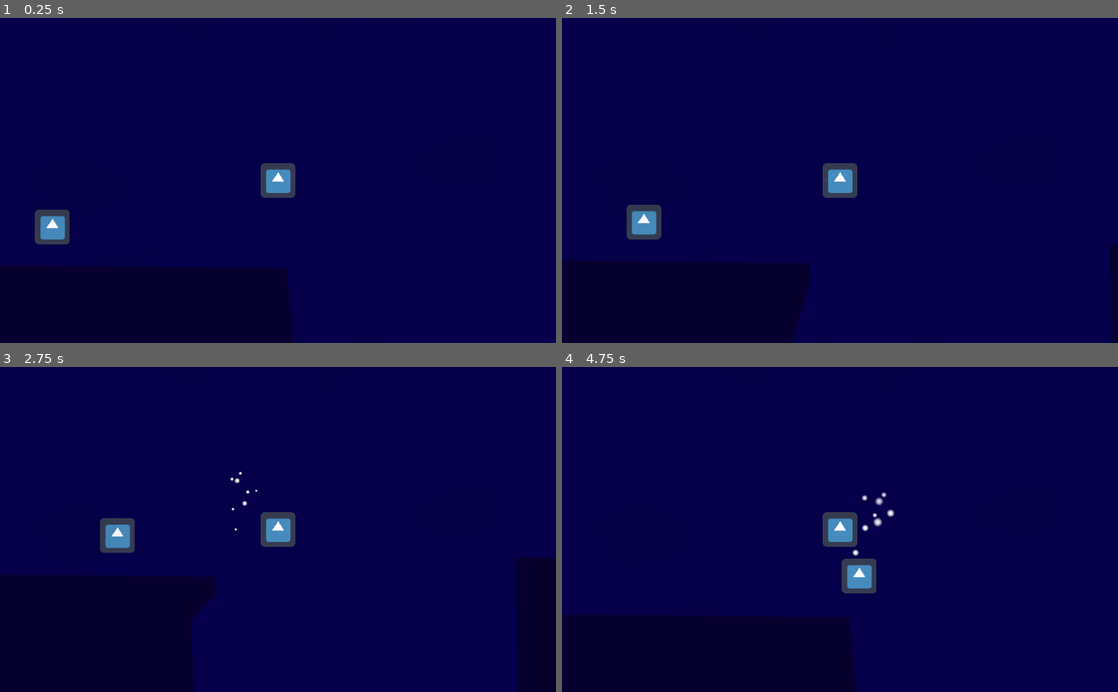
Above: before the commit, frames 1-4 (two rows, left to right).
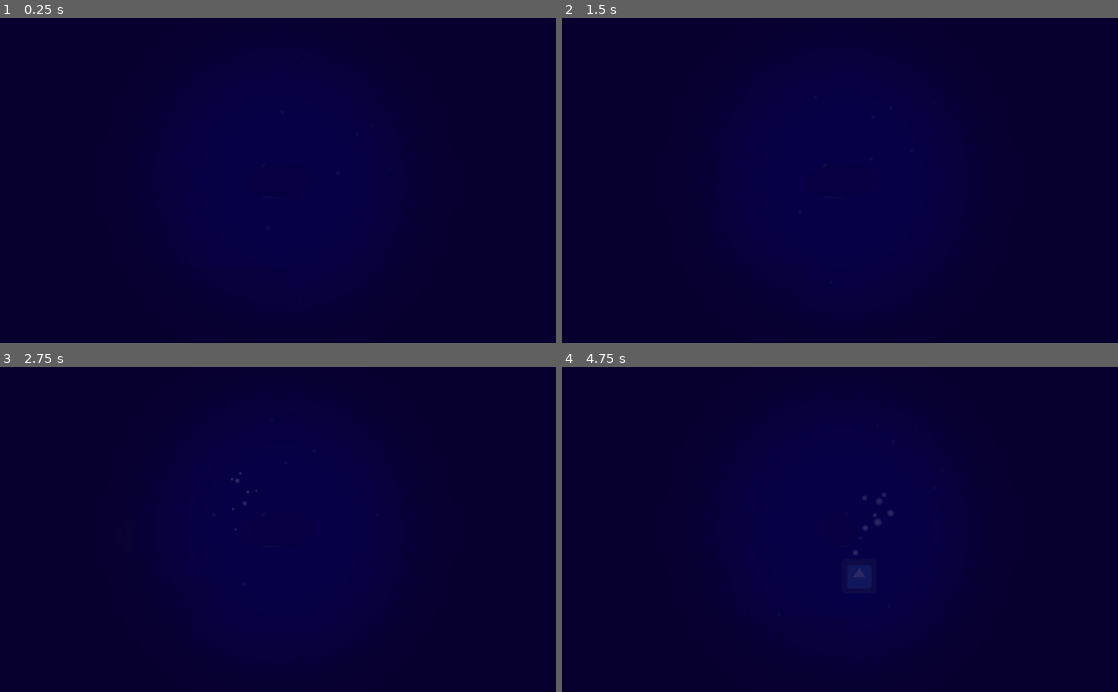
Above: after the commit, the same moments.

Repository: JakobSchauser/boyancy_game
Game: Godot game, scene res://world.tscn
The game is run twice, just before and just after one commit, with the same random seed, the same clock (stepped at 60 frames per second) and the same inputs. The engine's default icon, where the game draws it, is replaced by a stand-in: a white triangle on a blue panel in a dark square.
Inputs:
- Up to frame 1 (0.25 s): no input
- Up to frame 2 (1.5 s): hold Right (ui_right) 0.53-1.28 s; hold Down (ui_down) from 1.28 s (still down)
- Up to frame 3 (2.75 s): release Down (ui_down) at 2.03 s; hold Right (ui_right) from 2.03 s (still down)
- Up to frame 4 (4.75 s): release Right (ui_right) at 3.53 s; hold Left (ui_left) from 3.53 s (still down)

The runs differ from the first frame. In frame 1, 38% of the frame differs, in the area x 0-100%, y 0-100%; in frame 2, 38%; in frame 3, 33%; in frame 4, 39%.

Commit message:
started lvlmaking

Diff:
--- /dev/null
+++ b/font.tres
@@ -0,0 +1,7 @@
+[gd_resource type="DynamicFont" load_steps=2 format=2]
+
+[ext_resource path="res://elegant-typewriter/ELEGANT TYPEWRITER Regular.ttf" type="DynamicFontData" id=1]
+
+[resource]
+size = 128
+font_data = ExtResource( 1 )
--- /dev/null
+++ b/map.tscn
@@ -0,0 +1,467 @@
+[gd_scene load_steps=9 format=2]
+
+[ext_resource path="res://player.tscn" type="PackedScene" id=1]
+[ext_resource path="res://breather.tscn" type="PackedScene" id=2]
+[ext_resource path="res://font.tres" type="DynamicFont" id=3]
+[ext_resource path="res://sillouette.gdshader" type="Shader" id=4]
+[ext_resource path="res://crab.png" type="Texture" id=5]
+
+[sub_resource type="RectangleShape2D" id=1]
+extents = Vector2( 256, 32 )
+
+[sub_resource type="RectangleShape2D" id=2]
+extents = Vector2( 32, 224 )
+
+[sub_resource type="ShaderMaterial" id=3]
+shader = ExtResource( 4 )
+shader_param/BG_Color = Color( 0.0313726, 0, 0.188235, 1 )
+
+[node name="map" type="Node2D"]
+
+[node name="walls" type="StaticBody2D" parent="."]
+
+[node name="horizontal" type="CollisionShape2D" parent="walls"]
+position = Vector2( 256, 384 )
+shape = SubResource( 1 )
+
+[node name="CollisionShape2D2" type="CollisionShape2D" parent="walls"]
+position = Vector2( 768, 384 )
+shape = SubResource( 1 )
+
+[node name="CollisionShape2D34" type="CollisionShape2D" parent="walls"]
+position = Vector2( 5376, -1792 )
+shape = SubResource( 1 )
+
+[node name="CollisionShape2D43" type="CollisionShape2D" parent="walls"]
+position = Vector2( 5632, -2368 )
+shape = SubResource( 1 )
+
+[node name="CollisionShape2D35" type="CollisionShape2D" parent="walls"]
+position = Vector2( 6144, -1792 )
+shape = SubResource( 1 )
+
+[node name="CollisionShape2D42" type="CollisionShape2D" parent="walls"]
+position = Vector2( 6144, -2368 )
+shape = SubResource( 1 )
+
+[node name="CollisionShape2D36" type="CollisionShape2D" parent="walls"]
+position = Vector2( 5696, -1472 )
+shape = SubResource( 1 )
+
+[node name="CollisionShape2D46" type="CollisionShape2D" parent="walls"]
+position = Vector2( 5376, -1472 )
+shape = SubResource( 1 )
+
+[node name="CollisionShape2D44" type="CollisionShape2D" parent="walls"]
+position = Vector2( 5312, -1152 )
+shape = SubResource( 1 )
+
+[node name="CollisionShape2D37" type="CollisionShape2D" parent="walls"]
+position = Vector2( 6144, -1152 )
+shape = SubResource( 1 )
+
+[node name="CollisionShape2D38" type="CollisionShape2D" parent="walls"]
+position = Vector2( 5696, -832 )
+shape = SubResource( 1 )
+
+[node name="CollisionShape2D39" type="CollisionShape2D" parent="walls"]
+position = Vector2( 5376, -320 )
+shape = SubResource( 1 )
+
+[node name="CollisionShape2D40" type="CollisionShape2D" parent="walls"]
+position = Vector2( 5888, -320 )
+shape = SubResource( 1 )
+
+[node name="CollisionShape2D41" type="CollisionShape2D" parent="walls"]
+position = Vector2( 6400, -320 )
+shape = SubResource( 1 )
+
+[node name="CollisionShape2D3" type="CollisionShape2D" parent="walls"]
+position = Vector2( 768, 0 )
+shape = SubResource( 1 )
+
+[node name="horizontal2" type="CollisionShape2D" parent="walls"]
+position = Vector2( 3328, -1280 )
+shape = SubResource( 1 )
+
+[node name="CollisionShape2D20" type="CollisionShape2D" parent="walls"]
+position = Vector2( 3840, -1280 )
+shape = SubResource( 1 )
+
+[node name="CollisionShape2D33" type="CollisionShape2D" parent="walls"]
+position = Vector2( 4352, -1280 )
+shape = SubResource( 1 )
+
+[node name="CollisionShape2D45" type="CollisionShape2D" parent="walls"]
+position = Vector2( 4864, -1280 )
+shape = SubResource( 1 )
+
+[node name="CollisionShape2D25" type="CollisionShape2D" parent="walls"]
+position = Vector2( 3904, -1792 )
+shape = SubResource( 1 )
+
+[node name="CollisionShape2D52" type="CollisionShape2D" parent="walls"]
+position = Vector2( 4416, -1792 )
+shape = SubResource( 1 )
+
+[node name="CollisionShape2D53" type="CollisionShape2D" parent="walls"]
+position = Vector2( 4864, -1792 )
+shape = SubResource( 1 )
+
+[node name="CollisionShape2D30" type="CollisionShape2D" parent="walls"]
+position = Vector2( 3200, -1792 )
+shape = SubResource( 1 )
+
+[node name="CollisionShape2D47" type="CollisionShape2D" parent="walls"]
+position = Vector2( 3392, -1792 )
+shape = SubResource( 1 )
+
+[node name="CollisionShape2D49" type="CollisionShape2D" parent="walls"]
+position = Vector2( 3712, -1856 )
+rotation = 0.153682
+shape = SubResource( 1 )
+
+[node name="CollisionShape2D51" type="CollisionShape2D" parent="walls"]
+position = Vector2( 3200, -1920 )
+shape = SubResource( 1 )
+
+[node name="horizontal3" type="CollisionShape2D" parent="walls"]
+position = Vector2( 1792, -1280 )
+shape = SubResource( 1 )
+
+[node name="CollisionShape2D27" type="CollisionShape2D" parent="walls"]
+position = Vector2( 2304, -1280 )
+shape = SubResource( 1 )
+
+[node name="CollisionShape2D28" type="CollisionShape2D" parent="walls"]
+position = Vector2( 2304, -1536 )
+shape = SubResource( 1 )
+
+[node name="CollisionShape2D29" type="CollisionShape2D" parent="walls"]
+position = Vector2( 1792, -1536 )
+shape = SubResource( 1 )
+
+[node name="CollisionShape2D31" type="CollisionShape2D" parent="walls"]
+position = Vector2( 3328, -2304 )
+shape = SubResource( 1 )
+
+[node name="CollisionShape2D32" type="CollisionShape2D" parent="walls"]
+position = Vector2( 2816, -2304 )
+shape = SubResource( 1 )
+
+[node name="CollisionShape2D48" type="CollisionShape2D" parent="walls"]
+position = Vector2( 4352, -2304 )
+shape = SubResource( 1 )
+
+[node name="CollisionShape2D54" type="CollisionShape2D" parent="walls"]
+position = Vector2( 3840, -2304 )
+shape = SubResource( 1 )
+
+[node name="CollisionShape2D56" type="CollisionShape2D" parent="walls"]
+position = Vector2( 4736, -2304 )
+shape = SubResource( 1 )
+
+[node name="CollisionShape2D7" type="CollisionShape2D" parent="walls"]
+position = Vector2( 1280, 1216 )
+shape = SubResource( 1 )
+
+[node name="CollisionShape2D8" type="CollisionShape2D" parent="walls"]
+position = Vector2( 1536, 384 )
+shape = SubResource( 1 )
+
+[node name="CollisionShape2D11" type="CollisionShape2D" parent="walls"]
+position = Vector2( 1536, 768 )
+shape = SubResource( 1 )
+
+[node name="CollisionShape2D9" type="CollisionShape2D" parent="walls"]
+position = Vector2( 1792, 1216 )
+shape = SubResource( 1 )
+
+[node name="CollisionShape2D10" type="CollisionShape2D" parent="walls"]
+position = Vector2( 2304, 384 )
+shape = SubResource( 1 )
+
+[node name="CollisionShape2D6" type="CollisionShape2D" parent="walls"]
+position = Vector2( 1280, 0 )
+shape = SubResource( 1 )
+
+[node name="CollisionShape2D5" type="CollisionShape2D" parent="walls"]
+position = Vector2( 1792, 0 )
+shape = SubResource( 1 )
+
+[node name="CollisionShape2D19" type="CollisionShape2D" parent="walls"]
+position = Vector2( 2304, 0 )
+shape = SubResource( 1 )
+
+[node name="CollisionShape2D21" type="CollisionShape2D" parent="walls"]
+position = Vector2( 3328, 0 )
+shape = SubResource( 1 )
+
+[node name="CollisionShape2D22" type="CollisionShape2D" parent="walls"]
+position = Vector2( 3840, 0 )
+shape = SubResource( 1 )
+
+[node name="CollisionShape2D23" type="CollisionShape2D" parent="walls"]
+position = Vector2( 4352, 0 )
+shape = SubResource( 1 )
+
+[node name="CollisionShape2D24" type="CollisionShape2D" parent="walls"]
+position = Vector2( 4864, 0 )
+shape = SubResource( 1 )
+
+[node name="vertical" type="CollisionShape2D" parent="walls"]
+position = Vector2( 0, 192 )
+shape = SubResource( 2 )
+
+[node name="vertical2" type="CollisionShape2D" parent="walls"]
+position = Vector2( 1024, 576 )
+shape = SubResource( 2 )
+
+[node name="vertical4" type="CollisionShape2D" parent="walls"]
+position = Vector2( 1024, 1024 )
+shape = SubResource( 2 )
+
+[node name="vertical6" type="CollisionShape2D" parent="walls"]
+position = Vector2( 2048, 576 )
+shape = SubResource( 2 )
+
+[node name="vertical7" type="CollisionShape2D" parent="walls"]
+position = Vector2( 2048, 1024 )
+shape = SubResource( 2 )
+
+[node name="vertical3" type="CollisionShape2D" parent="walls"]
+position = Vector2( 1280, 576 )
+shape = SubResource( 2 )
+
+[node name="vertical5" type="CollisionShape2D" parent="walls"]
+position = Vector2( 1792, 576 )
+shape = SubResource( 2 )
+
+[node name="CollisionShape2D12" type="CollisionShape2D" parent="walls"]
+position = Vector2( 2816, 1216 )
+shape = SubResource( 1 )
+
+[node name="CollisionShape2D13" type="CollisionShape2D" parent="walls"]
+position = Vector2( 3072, 384 )
+shape = SubResource( 1 )
+
+[node name="CollisionShape2D14" type="CollisionShape2D" parent="walls"]
+position = Vector2( 3072, 768 )
+shape = SubResource( 1 )
+
+[node name="CollisionShape2D15" type="CollisionShape2D" parent="walls"]
+position = Vector2( 3328, 1216 )
+shape = SubResource( 1 )
+
+[node name="CollisionShape2D16" type="CollisionShape2D" parent="walls"]
+position = Vector2( 3840, 384 )
+shape = SubResource( 1 )
+
+[node name="vertical8" type="CollisionShape2D" parent="walls"]
+position = Vector2( 2560, 576 )
+shape = SubResource( 2 )
+
+[node name="vertical9" type="CollisionShape2D" parent="walls"]
+position = Vector2( 2560, 1024 )
+shape = SubResource( 2 )
+
+[node name="vertical16" type="CollisionShape2D" parent="walls"]
+position = Vector2( 2560, -1088 )
+shape = SubResource( 2 )
+
+[node name="vertical17" type="CollisionShape2D" parent="walls"]
+position = Vector2( 2560, -192 )
+shape = SubResource( 2 )
+
+[node name="vertical18" type="CollisionShape2D" parent="walls"]
+position = Vector2( 3072, -1088 )
+shape = SubResource( 2 )
+
+[node name="vertical19" type="CollisionShape2D" parent="walls"]
+position = Vector2( 3072, -192 )
+shape = SubResource( 2 )
+
+[node name="vertical34" type="CollisionShape2D" parent="walls"]
+position = Vector2( 2560, -640 )
+shape = SubResource( 2 )
+
+[node name="vertical35" type="CollisionShape2D" parent="walls"]
+position = Vector2( 3072, -640 )
+shape = SubResource( 2 )
+
+[node name="vertical22" type="CollisionShape2D" parent="walls"]
+position = Vector2( 0, -640 )
+shape = SubResource( 2 )
+
+[node name="vertical23" type="CollisionShape2D" parent="walls"]
+position = Vector2( 0, -192 )
+shape = SubResource( 2 )
+
+[node name="vertical24" type="CollisionShape2D" parent="walls"]
+position = Vector2( 512, -640 )
+shape = SubResource( 2 )
+
+[node name="vertical25" type="CollisionShape2D" parent="walls"]
+position = Vector2( 512, -192 )
+shape = SubResource( 2 )
+
+[node name="vertical26" type="CollisionShape2D" parent="walls"]
+position = Vector2( 0, -1536 )
+shape = SubResource( 2 )
+
+[node name="vertical27" type="CollisionShape2D" parent="walls"]
+position = Vector2( 0, -1088 )
+shape = SubResource( 2 )
+
+[node name="vertical28" type="CollisionShape2D" parent="walls"]
+position = Vector2( 512, -1536 )
+shape = SubResource( 2 )
+
+[node name="vertical29" type="CollisionShape2D" parent="walls"]
+position = Vector2( 512, -1088 )
+shape = SubResource( 2 )
+
+[node name="vertical30" type="CollisionShape2D" parent="walls"]
+position = Vector2( 0, -2432 )
+shape = SubResource( 2 )
+
+[node name="vertical31" type="CollisionShape2D" parent="walls"]
+position = Vector2( 0, -1984 )
+shape = SubResource( 2 )
+
+[node name="vertical32" type="CollisionShape2D" parent="walls"]
+position = Vector2( 512, -2432 )
+shape = SubResource( 2 )
+
+[node name="vertical33" type="CollisionShape2D" parent="walls"]
+position = Vector2( 512, -1984 )
+shape = SubResource( 2 )
+
+[node name="vertical20" type="CollisionShape2D" parent="walls"]
+position = Vector2( 2560, -1728 )
+shape = SubResource( 2 )
+
+[node name="vertical10" type="CollisionShape2D" parent="walls"]
+position = Vector2( 3584, 576 )
+shape = SubResource( 2 )
+
+[node name="vertical11" type="CollisionShape2D" parent="walls"]
+position = Vector2( 3584, 1024 )
+shape = SubResource( 2 )
+
+[node name="CollisionShape2D17" type="CollisionShape2D" parent="walls"]
+position = Vector2( 4352, 768 )
+shape = SubResource( 1 )
+
+[node name="CollisionShape2D18" type="CollisionShape2D" parent="walls"]
+position = Vector2( 4864, 768 )
+shape = SubResource( 1 )
+
+[node name="vertical14" type="CollisionShape2D" parent="walls"]
+position = Vector2( 4096, 576 )
+shape = SubResource( 2 )
+
+[node name="vertical15" type="CollisionShape2D" parent="walls"]
+position = Vector2( 5120, 576 )
+shape = SubResource( 2 )
+
+[node name="vertical21" type="CollisionShape2D" parent="walls"]
+position = Vector2( 5120, -1216 )
+shape = SubResource( 2 )
+
+[node name="vertical37" type="CollisionShape2D" parent="walls"]
+position = Vector2( 5120, -1536 )
+shape = SubResource( 2 )
+
+[node name="vertical38" type="CollisionShape2D" parent="walls"]
+position = Vector2( 5120, -512 )
+shape = SubResource( 2 )
+
+[node name="vertical39" type="CollisionShape2D" parent="walls"]
+position = Vector2( 5120, -832 )
+shape = SubResource( 2 )
+
+[node name="vertical40" type="CollisionShape2D" parent="walls"]
+position = Vector2( 6400, -1600 )
+shape = SubResource( 2 )
+
+[node name="vertical42" type="CollisionShape2D" parent="walls"]
+position = Vector2( 6400, -512 )
+shape = SubResource( 2 )
+
+[node name="vertical43" type="CollisionShape2D" parent="walls"]
+position = Vector2( 6400, -1216 )
+shape = SubResource( 2 )
+
+[node name="vertical36" type="CollisionShape2D" parent="walls"]
+position = Vector2( 2560, -2112 )
+shape = SubResource( 2 )
+
+[node name="vertical12" type="CollisionShape2D" parent="walls"]
+position = Vector2( 2816, 576 )
+shape = SubResource( 2 )
+
+[node name="vertical13" type="CollisionShape2D" parent="walls"]
+position = Vector2( 3328, 576 )
+shape = SubResource( 2 )
+
+[node name="player" parent="." instance=ExtResource( 1 )]
+position = Vector2( 5632, -1920 )
+
+[node name="breather" parent="." instance=ExtResource( 2 )]
+position = Vector2( 1920, 1088 )
+
+[node name="breather2" parent="." instance=ExtResource( 2 )]
+position = Vector2( 3456, 1088 )
+
+[node name="breather5" parent="." instance=ExtResource( 2 )]
+position = Vector2( 5888, -384 )
+
+[node name="breather3" parent="." instance=ExtResource( 2 )]
+position = Vector2( 3008, 256 )
+
+[node name="breather4" parent="." instance=ExtResource( 2 )]
+position = Vector2( 4224, 640 )
+
+[node name="Label" type="Label" parent="."]
+margin_left = 128.0
+margin_top = -2240.0
+margin_right = 896.0
+margin_bottom = -2096.0
+rect_scale = Vector2( 0.3, 0.3 )
+custom_fonts/font = ExtResource( 3 )
+text = "S to descend"
+
+[node name="Label3" type="Label" parent="."]
+margin_left = 64.0
+margin_top = -1920.0
+margin_right = 2117.0
+margin_bottom = -1482.0
+rect_scale = Vector2( 0.2, 0.2 )
+custom_fonts/font = ExtResource( 3 )
+text = "Moving towards the target now
+
+Pressure is at 200 psi
+
+Depth estimated at 62 kilometers"
+
+[node name="Label2" type="Label" parent="."]
+margin_left = 128.0
+margin_top = -2432.0
+margin_right = 896.0
+margin_bottom = -2288.0
+rect_scale = Vector2( 0.3, 0.3 )
+custom_fonts/font = ExtResource( 3 )
+text = "A & D to move"
+
+[node name="Crab" type="Sprite" parent="."]
+material = SubResource( 3 )
+position = Vector2( 4223.19, -1460.69 )
+scale = Vector2( 1.112, 0.939087 )
+texture = ExtResource( 5 )
+
+[node name="Crab2" type="Sprite" parent="."]
+material = SubResource( 3 )
+position = Vector2( 6336, -1984 )
+scale = Vector2( 1.112, 0.939087 )
+texture = ExtResource( 5 )
--- a/player.gd
+++ b/player.gd
@@ -37,6 +37,11 @@
 	$bubbles.stream_paused = (abs(vel.x) < 0.4)
 	$air_release.stream_paused = !Input.is_action_pressed("ui_down")
 
+	if(vel.x < 0):
+		$Sprite.scale.x = lerp($Sprite.scale.x, -1, 0.05*abs(vel.x)/20)
+	elif(vel.x > 0):
+		$Sprite.scale.x = lerp($Sprite.scale.x, 1, 0.05*abs(vel.x)/20)
+
 
 
 	vel.x = clamp(vel.x, -20, 20)
--- a/player.tscn
+++ b/player.tscn
@@ -1,10 +1,16 @@
-[gd_scene load_steps=12 format=2]
+[gd_scene load_steps=15 format=2]
 
 [ext_resource path="res://player.gd" type="Script" id=1]
 [ext_resource path="res://icon.png" type="Texture" id=2]
 [ext_resource path="res://light.png" type="Texture" id=3]
 [ext_resource path="res://bubbling-6184.mp3" type="AudioStream" id=4]
 [ext_resource path="res://air_release.mp3" type="AudioStream" id=5]
+[ext_resource path="res://ictineo.png" type="Texture" id=6]
+[ext_resource path="res://sillouette.gdshader" type="Shader" id=7]
+
+[sub_resource type="ShaderMaterial" id=7]
+shader = ExtResource( 7 )
+shader_param/BG_Color = Color( 0.0313726, 0, 0.188235, 1 )
 
 [sub_resource type="CircleShape2D" id=1]
 radius = 46.0435
@@ -36,11 +42,17 @@
 scale_curve = SubResource( 4 )
 color_ramp = SubResource( 6 )
 
-[node name="player" type="KinematicBody2D"]
+[node name="player" type="KinematicBody2D" groups=["player"]]
 script = ExtResource( 1 )
 
 [node name="Sprite" type="Sprite" parent="."]
 texture = ExtResource( 2 )
+
+[node name="Sub" type="Sprite" parent="Sprite"]
+material = SubResource( 7 )
+position = Vector2( 0, 3 )
+scale = Vector2( 0.3, 0.3 )
+texture = ExtResource( 6 )
 
 [node name="CollisionShape2D" type="CollisionShape2D" parent="."]
 shape = SubResource( 1 )
--- /dev/null
+++ b/sillouette.gdshader
@@ -0,0 +1,8 @@
+shader_type canvas_item;
+
+uniform vec4 BG_Color : hint_color;
+
+void fragment(){
+	vec4 C = texture(TEXTURE, UV);
+	COLOR = vec4(BG_Color.x,BG_Color.y,BG_Color.z,C.a);
+}
--- a/world.tscn
+++ b/world.tscn
@@ -7,6 +7,12 @@
 [ext_resource path="res://underwater-ambience-6201.mp3" type="AudioStream" id=5]
 [ext_resource path="res://spikes.tscn" type="PackedScene" id=6]
 [ext_resource path="res://whale.tscn" type="PackedScene" id=7]
+[ext_resource path="res://crab.png" type="Texture" id=8]
+[ext_resource path="res://sillouette.gdshader" type="Shader" id=9]
+
+[sub_resource type="ShaderMaterial" id=10]
+shader = ExtResource( 9 )
+shader_param/BG_Color = Color( 0.0313726, 0, 0.188235, 1 )
 
 [sub_resource type="OccluderPolygon2D" id=8]
 polygon = PoolVector2Array( -500, 230, 102, 236, 103, 268, 56, 288, 66, 577, 660, 569, 655, 200, 1416, 207, 1409, 258, 721, 257, 724, 610, 20, 607, -16, 608, -12, 278, -667, 274, -662, 226 )
@@ -99,6 +105,12 @@
 scale = Vector2( 5.9378, 5.70755 )
 texture = ExtResource( 4 )
 
+[node name="Crab" type="Sprite" parent="."]
+material = SubResource( 10 )
+position = Vector2( -197.375, 153.625 )
+scale = Vector2( 0.671144, 0.695727 )
+texture = ExtResource( 8 )
+
 [node name="player" parent="." groups=["player"] instance=ExtResource( 1 )]
 position = Vector2( 92, 64 )
 
@@ -178,19 +190,16 @@
 [node name="CanvasLayer" type="CanvasLayer" parent="."]
 
 [node name="ColorRect2" type="ColorRect" parent="CanvasLayer"]
-visible = false
 material = SubResource( 6 )
 anchor_right = 1.0
 anchor_bottom = 1.0
 
 [node name="ColorRect" type="ColorRect" parent="CanvasLayer"]
-visible = false
 material = SubResource( 4 )
 anchor_right = 1.0
 anchor_bottom = 1.0
 
 [node name="Particles2D" type="Particles2D" parent="."]
-visible = false
 position = Vector2( -253, 720 )
 amount = 100
 lifetime = 100.0
Not shown, added: TODO.txt
Binary file added: crab.png
Not shown, added: crab.png.import
Binary file added: craiyon_100456_A_large__deep_sea_crab__scary__thin__white_background.png
Not shown, added: craiyon_100456_A_large__deep_sea_crab__scary__thin__white_background.png.import
Binary file added: elegant-typewriter/ELEGANT TYPEWRITER Bold.ttf
Binary file added: elegant-typewriter/ELEGANT TYPEWRITER Light.ttf
Binary file added: elegant-typewriter/ELEGANT TYPEWRITER Regular.ttf
Binary file added: elegant-typewriter/ELEGANT TYPEWRTR.jpg
Not shown, added: elegant-typewriter/ELEGANT TYPEWRTR.jpg.import
Not shown, added: elegant-typewriter/README - License information - Do not remove!.txt
Binary file added: fsh.JPG
(and 19 more such lines)
